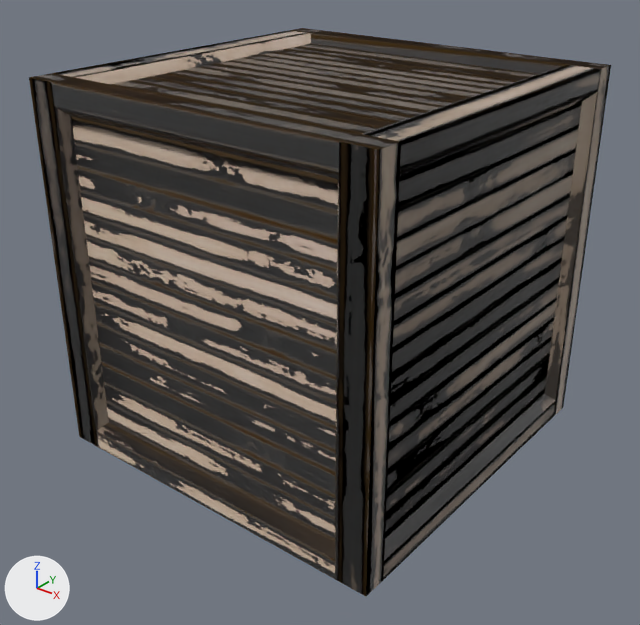
An edit to the FBX model unityProject/Assets/models/low_poly_box.fbx, drawn before and after from the same camera.
One viewpoint serves both versions: a camera (50 mm lens) standing at (2.84, -3.63, 2.97) and looking at (0.04, -0.13, 0.79). The lights are fixed; the arrows at lower left show +X, +Y and +Z.

Script lines for the objects in view, before the commit:
```python
me_cube = bpy.data.meshes.new('Cube')
me_cube.from_pydata(...)  # 80 vertices, 78 faces; spans x -1.06..1.06, y -1.06..1.06, z -1.06..1.06
me_cube.materials.append(mat_material)
ob_cube = bpy.data.objects.new('Cube', me_cube)
ob_cube.location = (0.0, 0.0, 1.044)
```
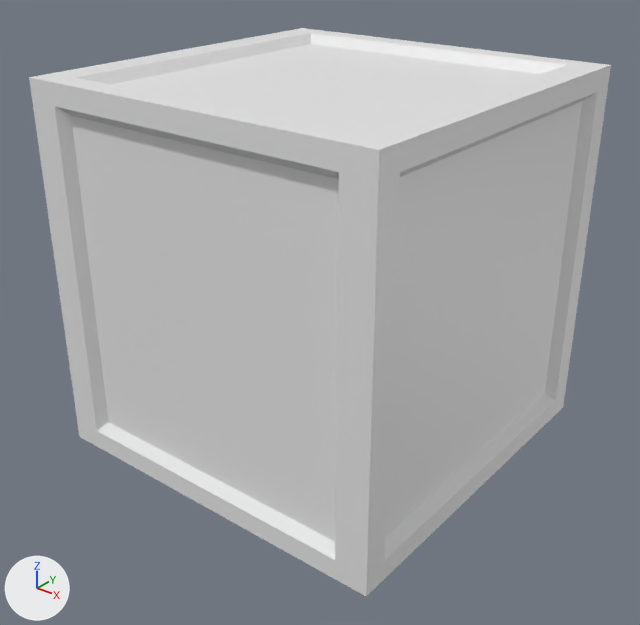
Location of each change, (x1, y1, x2, y2) in pixels of the pictures (640 x 625 px):
'Cube', recoloured: (29, 28, 611, 596) in both

Diff of the bpy script that builds the scene:
```diff
--- a/unityProject/Assets/models/low_poly_box.fbx.py
+++ b/unityProject/Assets/models/low_poly_box.fbx.py
@@ me_cube @@
 me_cube.from_pydata(...)  # 80 vertices, 78 faces; spans x -1.06..1.06, y -1.06..1.06, z -1.06..1.06
-me_cube.materials.append(mat_material)
```
